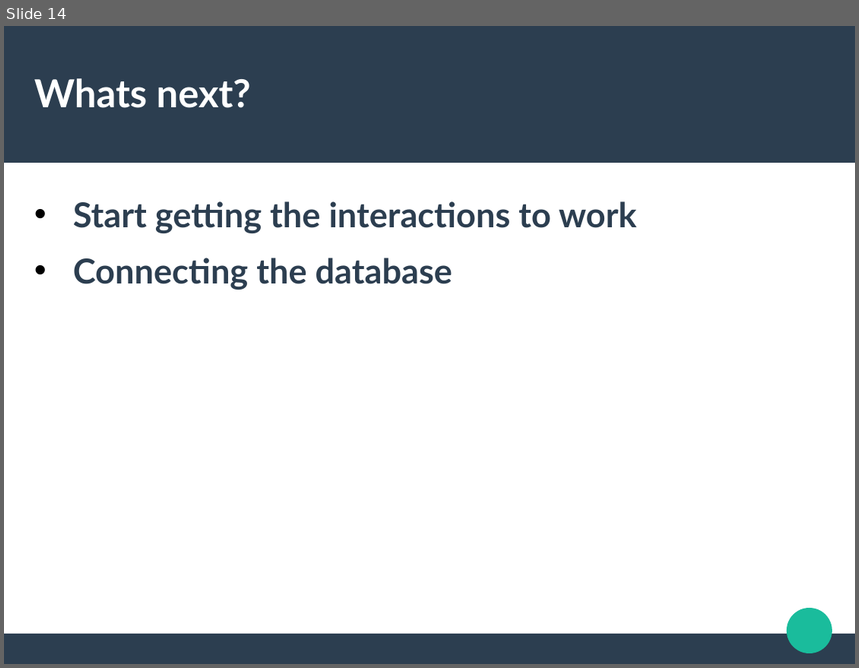
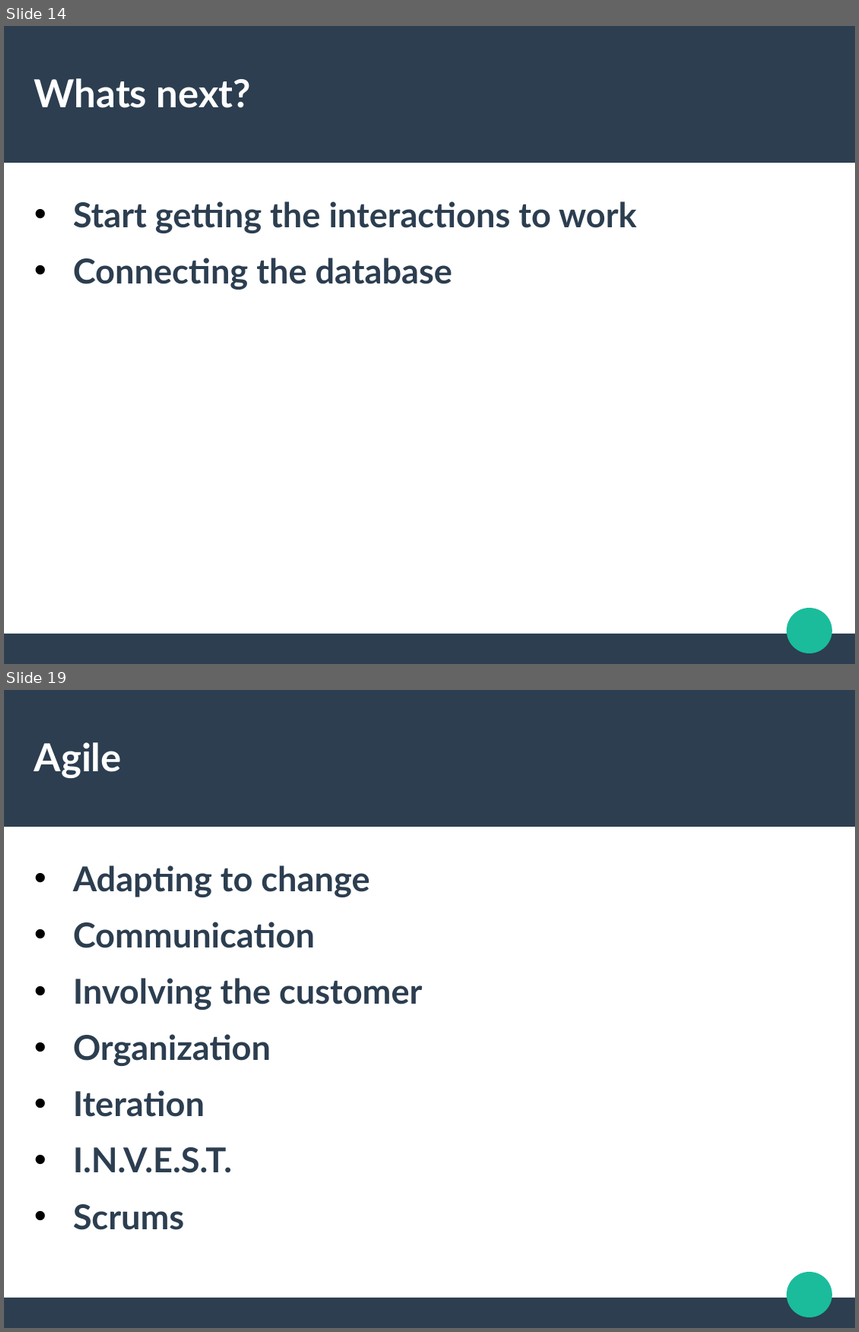
Before and after one commit to GGC-SD/SustainabilityWebsite, a slide deck: Fall2020HTMLDemo/UI.odp. Shown one above the other, each under a label of ours: slide 14 before the commit, slides 14 and 19 after it; the slides between them are not shown. The pictures are 859x668 and 859x1332 pixels, drawn with LibreOffice and Linux fonts; fonts in the diff are those of the drawing. Boxes give left, top, right and bottom in pixels: in the first picture for what was removed or moved away, otherwise in the second. Text is boxed around its words. In the diff, an @@ line names an element or a change of style, - is before the commit and + after.

```diff
--- a/Fall2020HTMLDemo/UI.odp
+++ b/Fall2020HTMLDemo/UI.odp
@@ slide 19 added at <box>4,690,855,1328</box>, background #FFFFFF; not listed: 3 template elements that a slide beside it also shows @@
@@ title added at <box>34,742,122,778</box>, 36 pt, text #FFFFFF, bold @@
+Agile
@@ text added at <box>73,866,422,1230</box>, 32 pt, text #2C3E50, bold @@
+• Adapting to change
+• Communication
+• Involving the customer
+• Organization
+• Iteration
+• I.N.V.E.S.T.
+• Scrums
```
Also in this commit, not shown: 10 other slides added.
